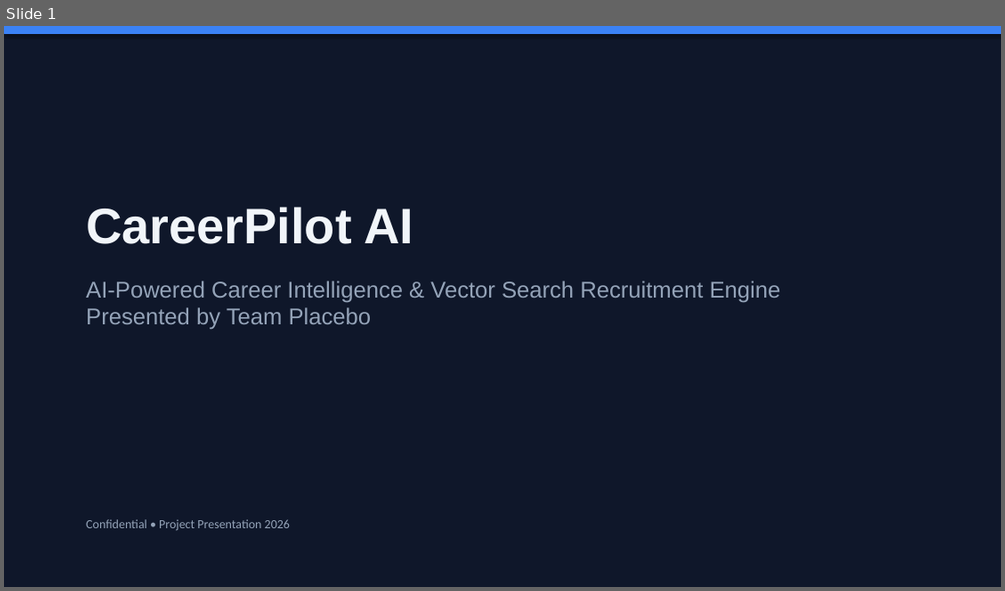
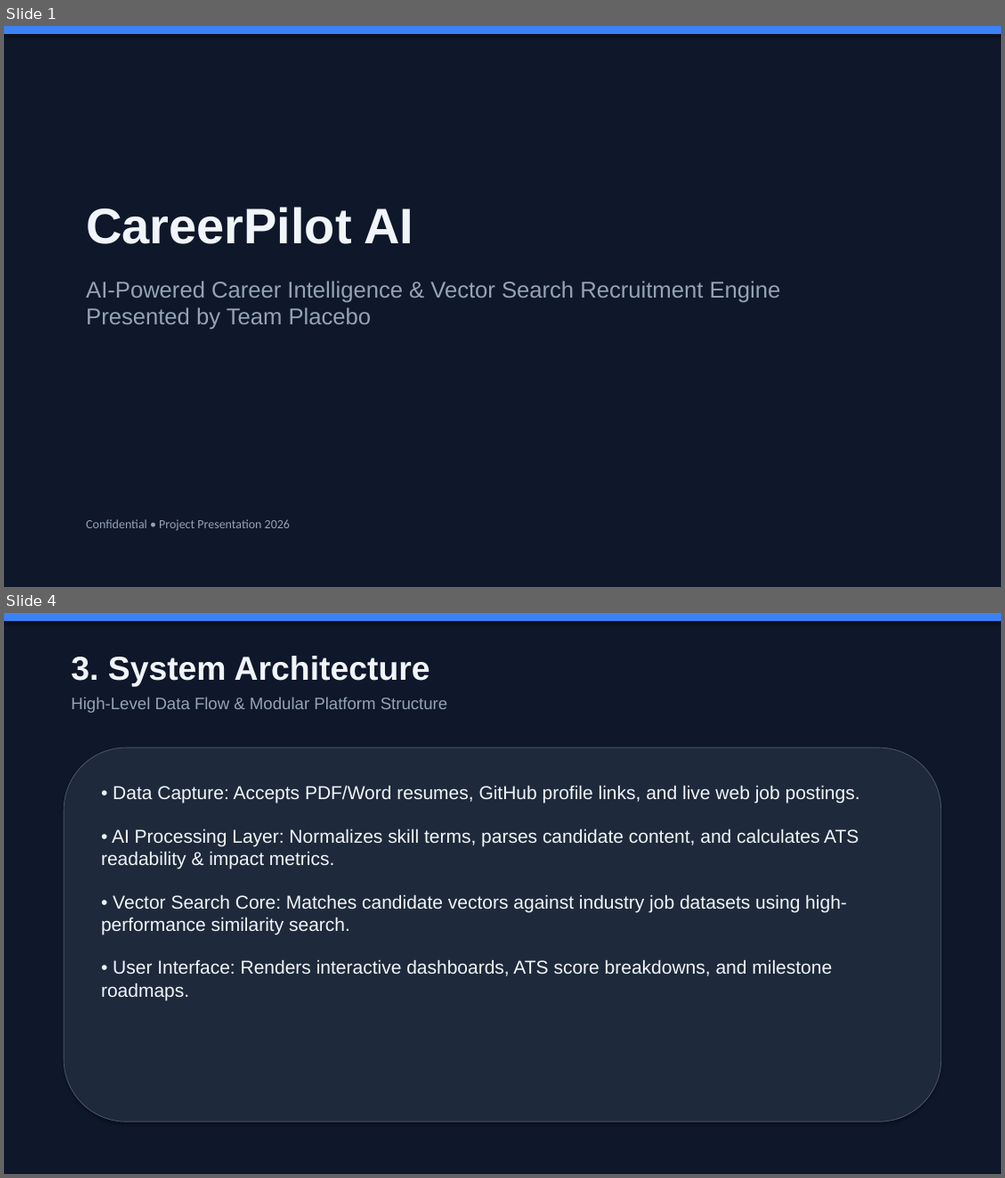
Before and after one commit to RudranshKadiveti/Team-Placebo, a slide deck: CareerPilot_AI_Presentation.pptx. Shown one above the other, each under a label of ours: slide 1 before the commit, slides 1 and 4 after it; the slides between them are not shown. The pictures are 1005x591 and 1005x1178 pixels, drawn with LibreOffice and Linux fonts; fonts in the diff are those of the drawing. Boxes give left, top, right and bottom in pixels: in the first picture for what was removed or moved away, otherwise in the second. Text is boxed around its words. In the diff, an @@ line names an element or a change of style, - is before the commit and + after.

```diff
--- a/CareerPilot_AI_Presentation.pptx
+++ b/CareerPilot_AI_Presentation.pptx
@@ slide 4 added at <box>4,613,1001,1174</box>, background #FFFFFF @@
@@ rectangle added at <box>4,613,1001,1174</box>, fill #0F172A, outline #0F172A 0.75 pt @@
@@ rectangle added at <box>4,613,1001,620</box>, fill #3B82F6, outline #3B82F6 0.75 pt @@
@@ text added at <box>71,656,448,713</box>, 16 pt, text #94A3B8 @@
+3. System Architecture
+High-Level Data Flow & Modular Platform Structure
@@ rounded rectangle added at <box>64,747,941,1121</box>, fill #1E293B, outline #475569 0.75 pt @@
@@ text added at <box>101,785,860,1000</box>, 18 pt, text #F1F5F9 @@
+• Data Capture: Accepts PDF/Word resumes, GitHub profile links, and live web job postings.
+• AI Processing Layer: Normalizes skill terms, parses candidate content, and calculates ATS readability & impact metrics.
+• Vector Search Core: Matches candidate vectors against industry job datasets using high-performance similarity search.
+• User Interface: Renders interactive dashboards, ATS score breakdowns, and milestone roadmaps.
```
Also in this commit, not shown: 8 slides changed, 5 other slides added, 7 slides removed, 1 other file.
